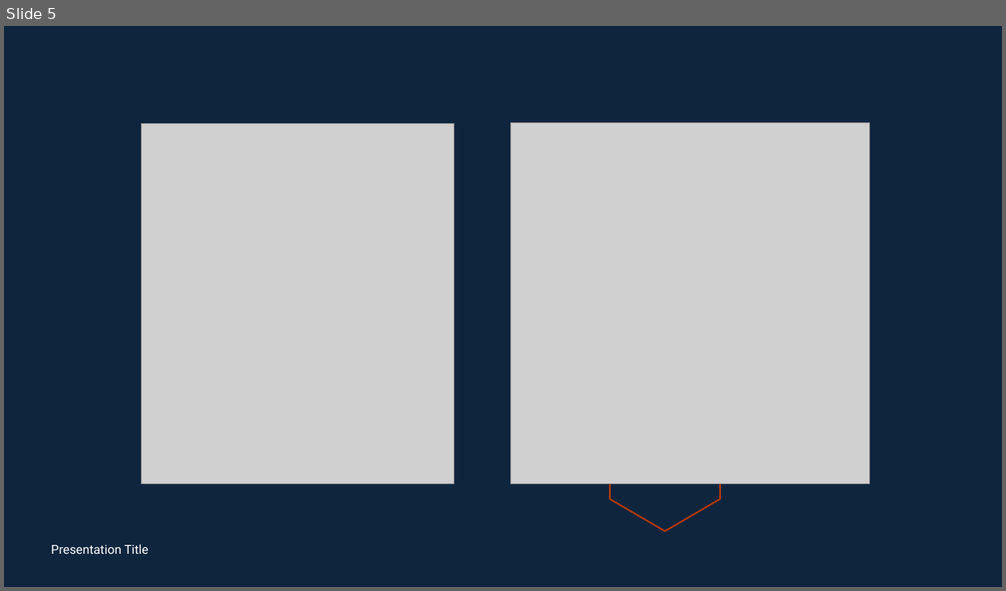
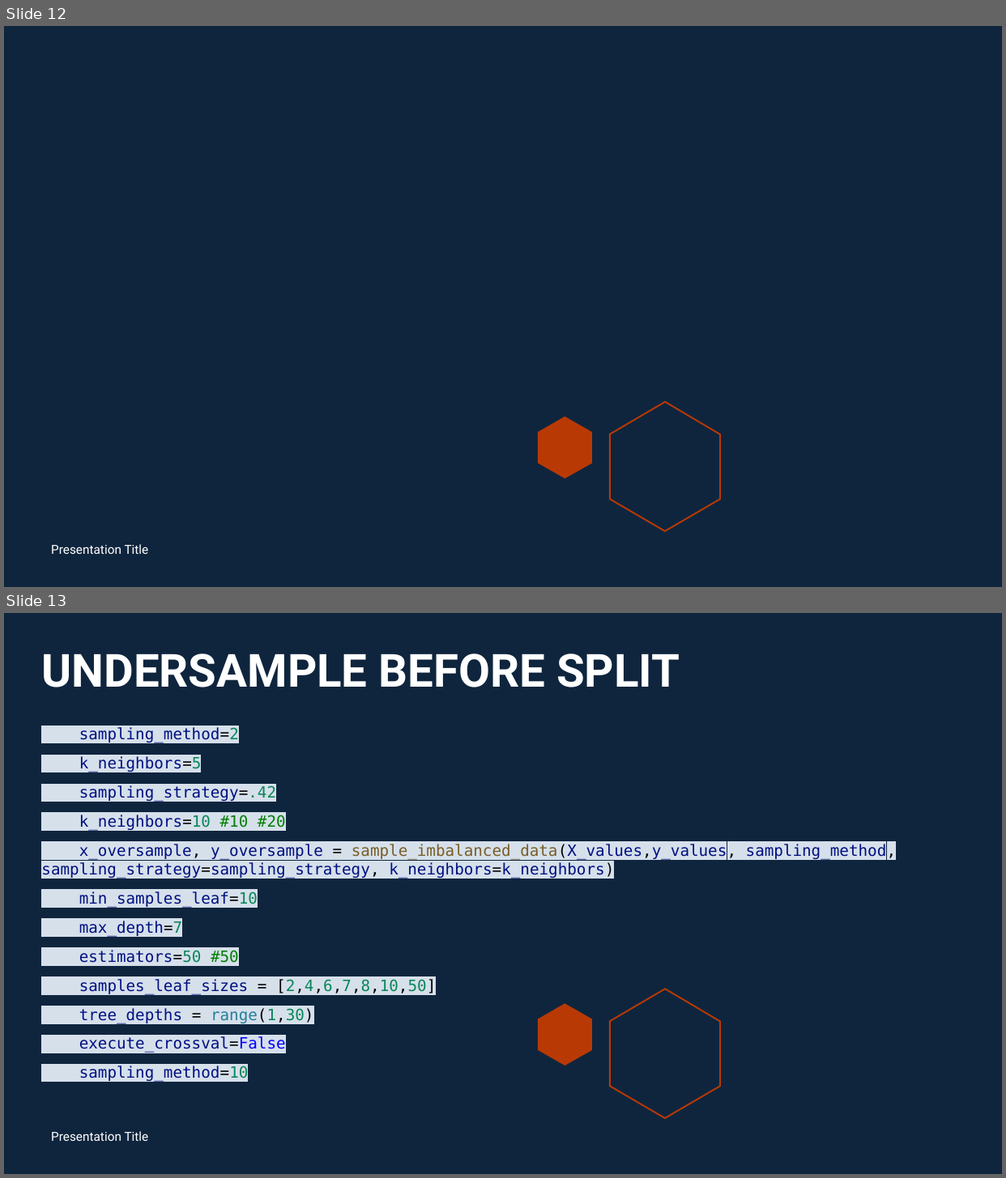
Before and after one commit to MaricrisResma/Detect-Credit-Card-Fraud-DT-RandomForest, a slide deck: DOC/Results_Final.pptx. Shown one above the other, each under a label of ours: slide 5 before the commit, slides 12 and 13 after it. The pictures are 1006x591 and 1006x1178 pixels, drawn with LibreOffice and Linux fonts; fonts in the diff are those of the drawing; grey boxes stand for pictures; background and template pictures are left out. Boxes give left, top, right and bottom in pixels: in the first picture for what was removed or moved away, otherwise in the second. Text is boxed around its words. In the diff, an @@ line names an element or a change of style, - is before the commit and + after.

```diff
--- a/DOC/Results_Final.pptx
+++ b/DOC/Results_Final.pptx
@@ slide 13 added at <box>4,613,1002,1174</box>, background #0F253E; not listed: 2 template elements that a slide beside it also shows @@
@@ title added at <box>41,653,680,688</box>, 44 pt, text #FFFFFF, bold @@
+UNDERSAMPLE BEFORE SPLIT
@@ text added at <box>41,727,896,1082</box>, 15 pt, text #001080 @@
+sampling_method=2
+k_neighbors=5
+sampling_strategy=.42
+k_neighbors=10 #10 #20
+x_oversample, y_oversample = sample_imbalanced_data(X_values,y_values, sampling_method, sampling_strategy=sampling_strategy, k_neighbors=k_neighbors)
+min_samples_leaf=10
+max_depth=7
+estimators=50 #50
+samples_leaf_sizes = [2,4,6,7,8,10,50]
+tree_depths = range(1,30)
+execute_crossval=False
+sampling_method=10
@@ text added at <box>51,1131,149,1141</box>, 12 pt, text #FFFFFF @@
+Presentation Title
@@ what was slide 5 is now slide 12 @@
@@ slide 12 changed as well @@
@@ picture removed at <box>142,123,454,484</box> @@
@@ picture removed at <box>511,123,870,485</box> @@
@@ freeform shape added at <box>538,416,592,479</box>, fill #B83903 @@
```
Also in this commit, not shown: 4 other slides changed, 14 other slides added, 1 other file.
